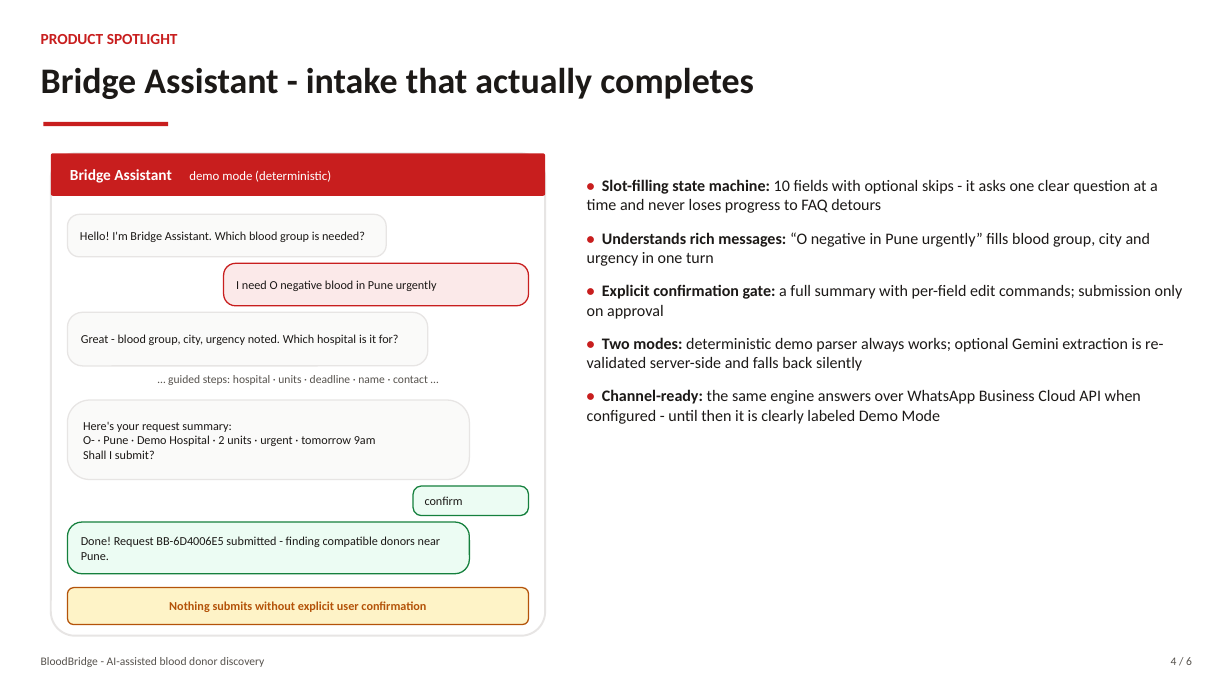
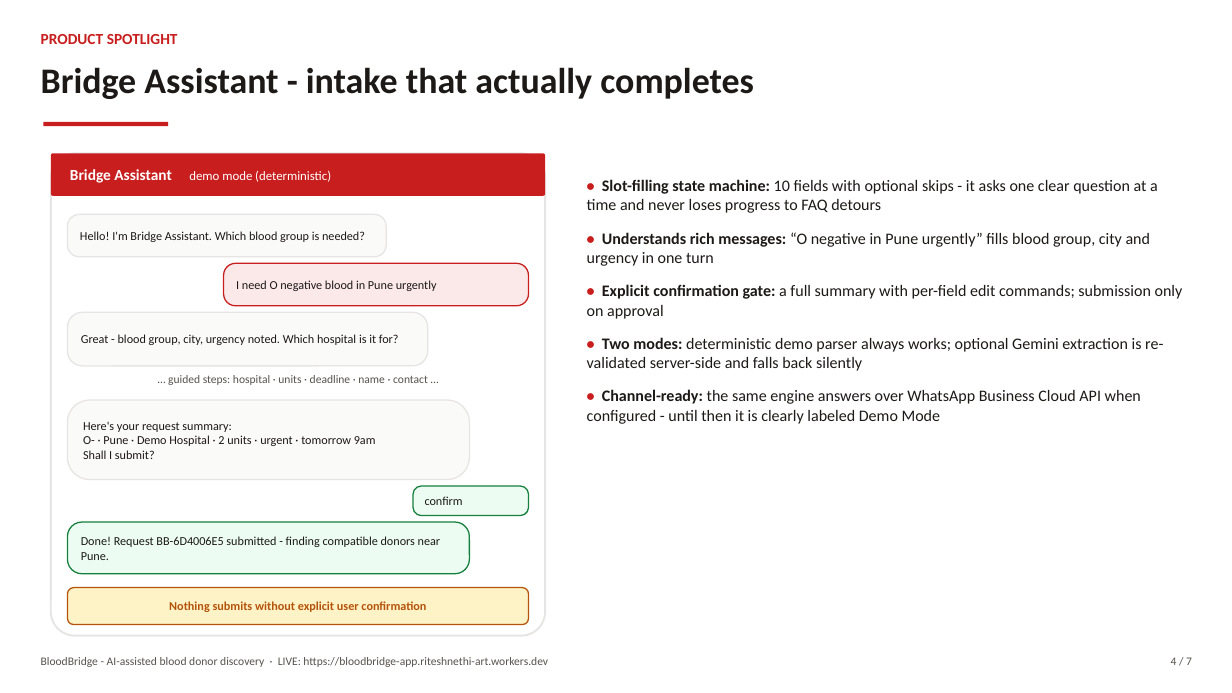
Before and after one commit to riteshnethi-art/bloodbridge, a slide deck: slide 4 of BloodBridge_Pitch.pptx. Drawn at 1232x693 pixels with LibreOffice and Linux fonts; fonts in the diff are those of the drawing. Boxes give left, top, right and bottom in pixels: in the first picture for what was removed or moved away, otherwise in the second. Text is boxed around its words. In the diff, an @@ line names an element or a change of style, - is before the commit and + after.

Commit message:
Deck v2: live product screenshots, QR code for live URL, walkthrough slide

```diff
--- a/BloodBridge_Pitch.pptx
+++ b/BloodBridge_Pitch.pptx
@@ text at (x1=41, y1=657, x2=548, y2=667): text changed @@
-BloodBridge - AI-assisted blood donor discovery
+BloodBridge - AI-assisted blood donor discovery · LIVE: https://bloodbridge-app.riteshnethi-art.workers.dev
@@ text at (x1=1171, y1=657, x2=1192, y2=665): text changed @@
-4 / 6
+4 / 7
```
Also in this commit, not shown: 5 other slides changed, 1 slide added, 15 other files.
